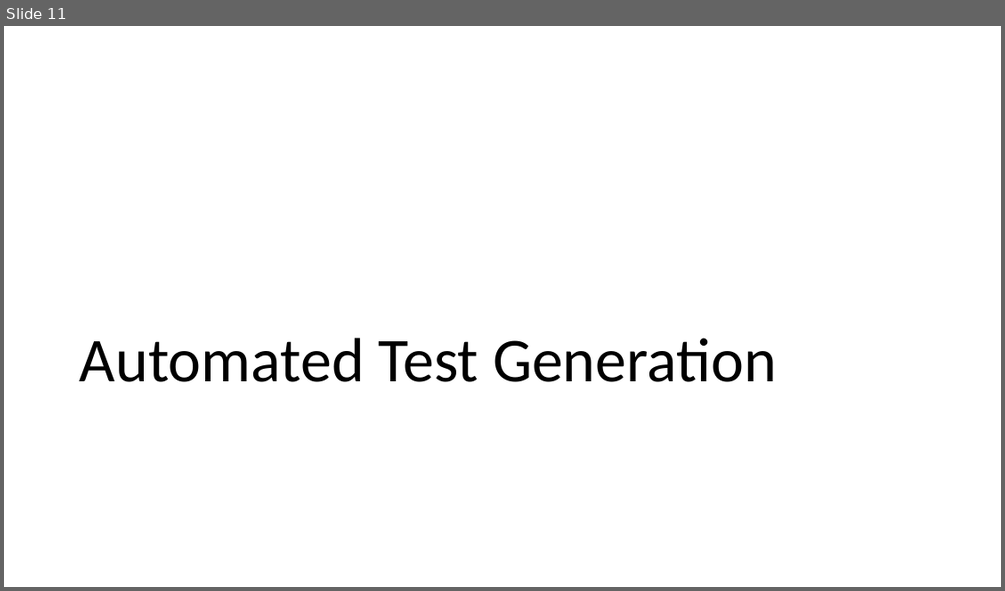
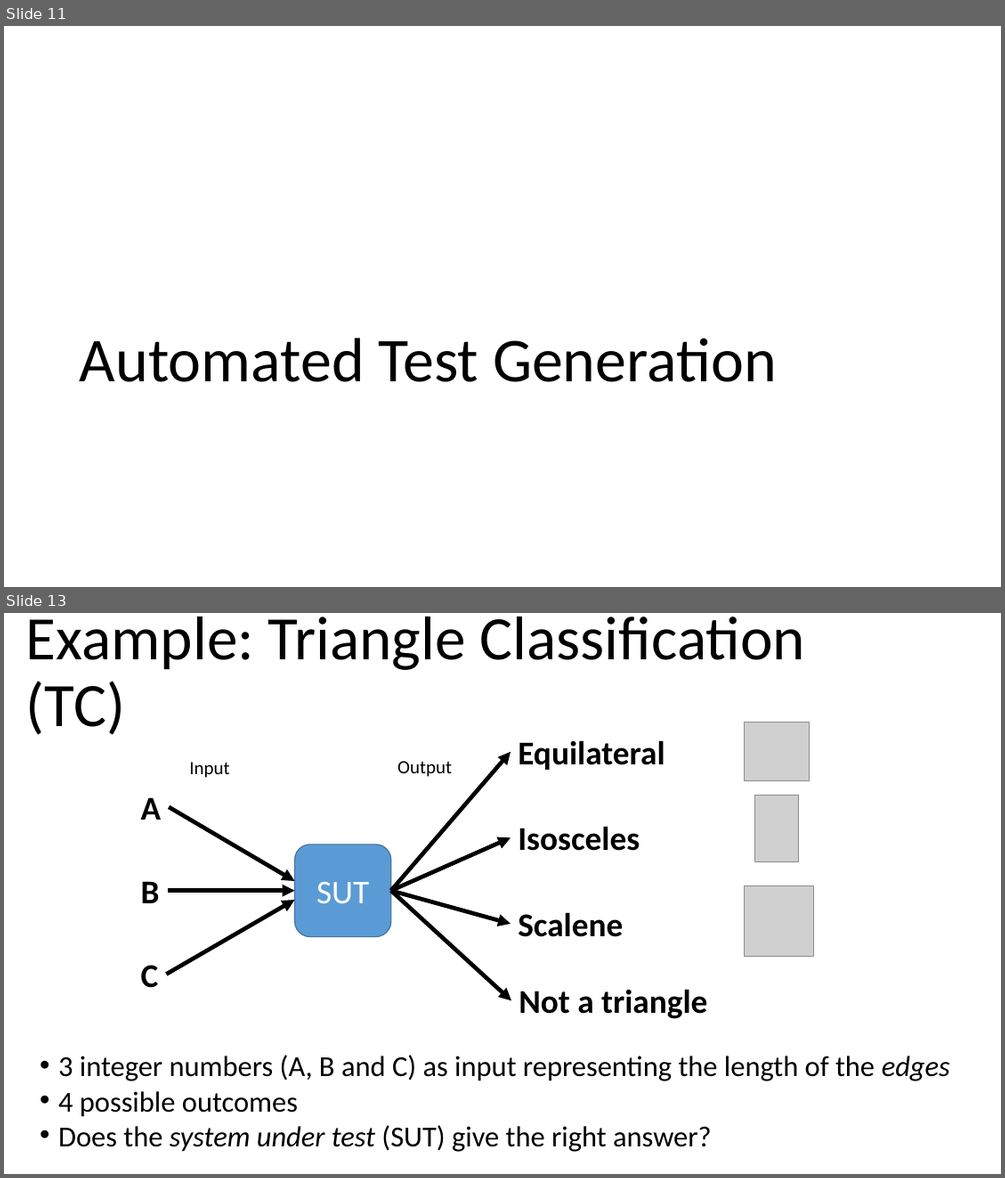
Before and after one commit to arcuri82/testing_security_development_enterprise_systems, a slide deck: doc/advanced/slides/lesson_06.pptx. Shown one above the other, each under a label of ours: slide 11 before the commit, slides 11 and 13 after it; the slides between them are not shown. The pictures are 1005x591 and 1005x1178 pixels, drawn with LibreOffice and Linux fonts; fonts in the diff are those of the drawing; grey boxes stand for pictures. Boxes give left, top, right and bottom in pixels: in the first picture for what was removed or moved away, otherwise in the second. Text is boxed around its words. In the diff, an @@ line names an element or a change of style, - is before the commit and + after.

Commit message:
working on EvoMaster example

```diff
--- a/doc/advanced/slides/lesson_06.pptx
+++ b/doc/advanced/slides/lesson_06.pptx
@@ slide 13 added at box(4, 613, 1001, 1174), background #FFFFFF @@
@@ title added at box(26, 617, 805, 735), 59.4 pt, text #000000 @@
+Example: Triangle Classification (TC)
@@ text added at box(518, 740, 664, 770), 32 pt, text #000000, bold @@
+Equilateral
@@ picture added at box(744, 722, 809, 780) @@
@@ text added at box(189, 762, 229, 778), 18 pt, text #000000 @@
+Input
@@ arrow added from (391, 891) to (510, 751), #000000 4 pt @@
@@ text added at box(397, 761, 452, 777), 18 pt, text #000000 @@
+Output
@@ text added at box(141, 797, 162, 819), 32 pt, text #000000, bold @@
+A
@@ picture added at box(755, 795, 798, 862) @@
@@ arrow added from (169, 807) to (295, 881), #000000 4 pt @@
@@ text added at box(518, 826, 639, 851), 32 pt, text #000000, bold @@
+Isosceles
@@ rounded rectangle added at box(295, 844, 391, 937), fill #5B9BD5, outline #43739E 1 pt, 32 pt, text #FFFFFF @@
+SUT
@@ arrow added from (391, 891) to (510, 837), #000000 4 pt @@
@@ text added at box(141, 881, 160, 903), 32 pt, text #000000, bold @@
+B
@@ arrow added from (166, 974) to (295, 900), #000000 4 pt @@
@@ arrow added from (167, 891) to (295, 891), #000000 4 pt @@
@@ arrow added from (391, 891) to (512, 1000), #000000 4 pt @@
@@ arrow added from (391, 891) to (510, 924), #000000 4 pt @@
@@ picture added at box(744, 886, 814, 956) @@
@@ text added at box(518, 912, 623, 937), 32 pt, text #000000, bold @@
+Scalene
@@ text added at box(141, 965, 159, 988), 32 pt, text #000000, bold @@
+C
@@ text added at box(518, 989, 707, 1019), 32 pt, text #000000, bold @@
+Not a triangle
@@ text added at box(58, 1054, 950, 1151), 27.9 pt, text #000000 @@
+• 3 integer numbers (A, B and C) as input representing the length of the edges
+• 4 possible outcomes
+• Does the system under test (SUT) give the right answer?
```
Also in this commit, not shown: 1 slide changed, 23 other slides added, 1 slide removed, 7 other files.
